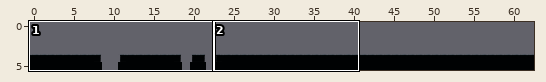
One commit to this Tiled map: recursos/map/fase_1/mapfile.tmx. Above, an overview of the earlier version with the close-up marked.
Close-up. The starting point:
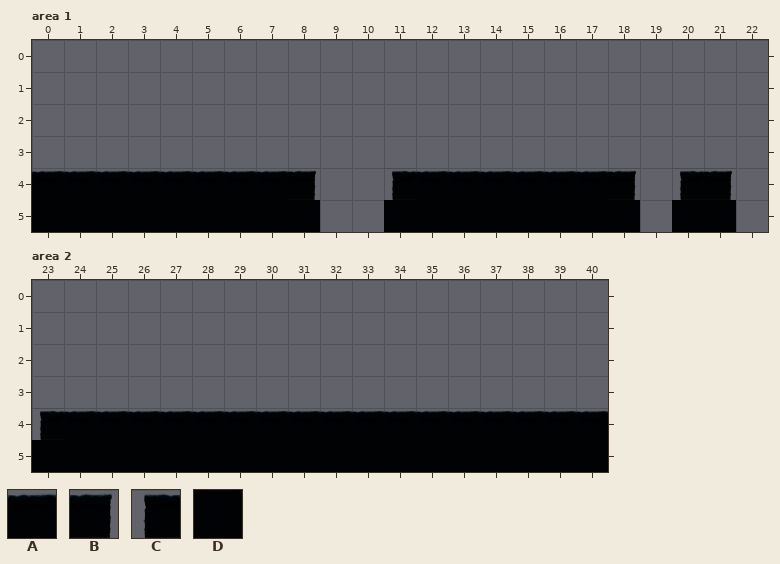
Cells are 250x250 px. Shown: area 1 x 0..22, y 0..5; area 2 x 23..40, y 0..5. The commit also changed other parts of the map, which this record leaves out.
Key: from "map_tiles": A 0, B 7, C 8, D 10.
_ is an empty cell.
Objects are placed by their top-left corner, in cells (3,4 is the top-left corner of cell 3,4); size is 1x1 cell unless given.
Layer "Background" before, area 1, first column x 0:
0 _______________________
1 _______________________
2 _______________________
3 _______________________
4 AAAAAAAAB__CAAAAAAB_CB_
5 DDDDDDDDD__DDDDDDDD_DD_
Layer "Background" before, area 2, first column x 23:
0 __________________
1 __________________
2 __________________
3 __________________
4 CAAAAAAAAAAAAAAAAA
5 DDDDDDDDDDDDDDDDDD
Once edited:
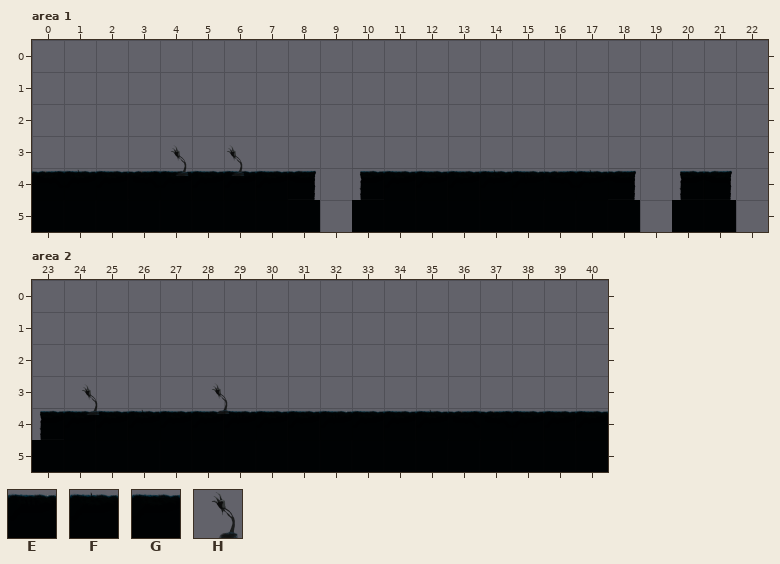
Further tiles: from "map_tiles": E 1, F 2, G 3; from "tiles_movimentos": H 24.
Difference:
Changed rows in their new state; . is an unchanged cell.
Layer "Background", area 1:
first column x 1:
4 FG.GGGG..CGGGFE.F
5 .........D.......
Layer "Hand" (added), area 1:
added: H "Hand" at 4,3.2
added: H "Hand" at 5.7,3.2
Layer "Background", area 2:
first column x 24:
4 GGFGGEGGEGGF..GGG
Layer "Hand" (added), area 2:
added: H "Hand" at 28.2,3.2
added: H "Hand" at 24.2,3.2
Where, in picture pixels (left, top, right, bottom), the same in both close-ups:
changed: (161, 145, 288, 176)
changed: (65, 169, 128, 173)
changed: (352, 169, 544, 232)
changed: (577, 169, 608, 173)
changed: (65, 383, 448, 415)
changed: (513, 410, 608, 413)
